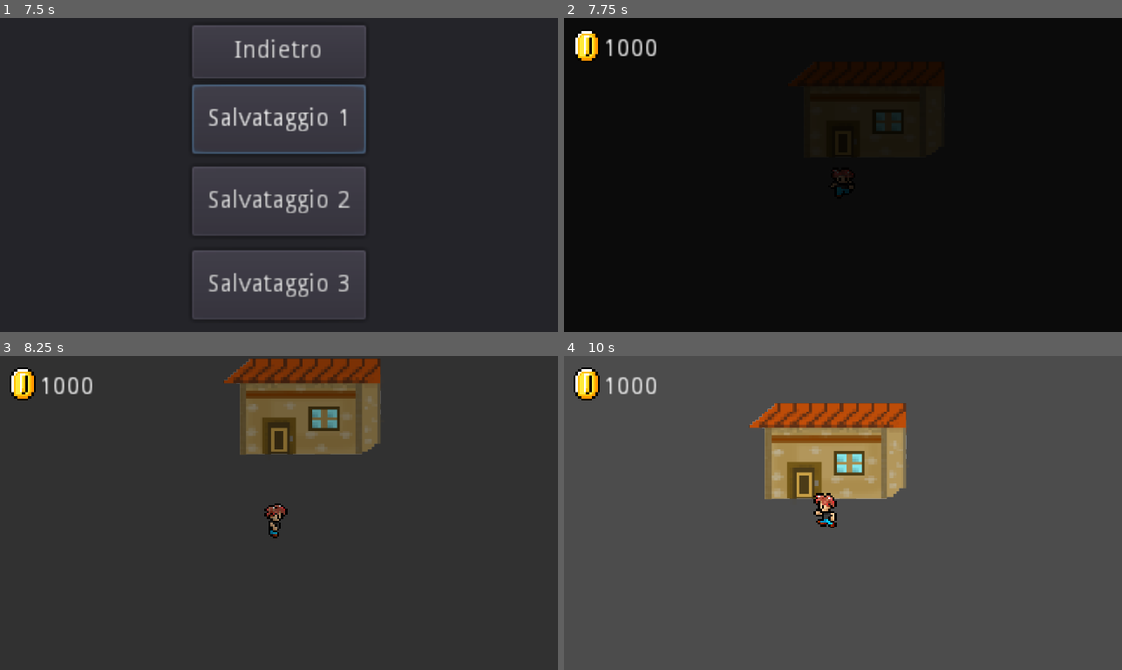
Above: before the commit, frames 1-4 (two rows, left to right).
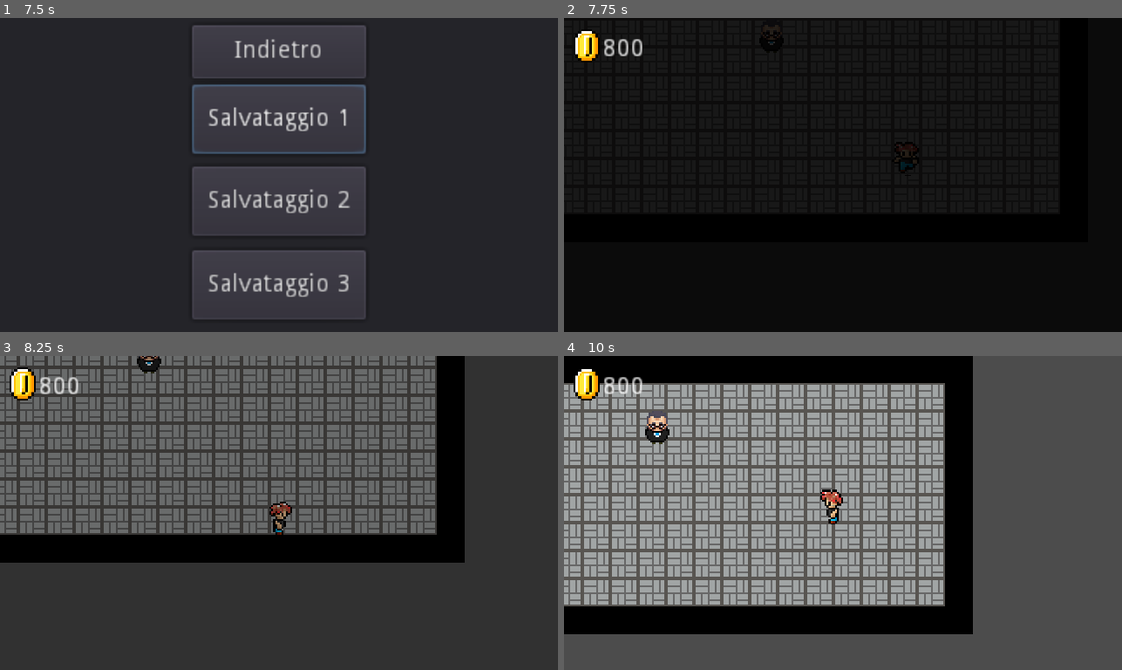
Above: after the commit, the same moments.

Repository: Fra866/ResPublica
Game: Godot game, scene res://Start.tscn
The game is run twice, just before and just after one commit, with the same random seed, the same clock (stepped at 60 frames per second) and the same inputs.
Inputs:
- Up to frame 1 (7.5 s): click "Nuovo gioco" at 0.5 s; click "Salvataggio 1" at 1.25 s; click "Yes" at 2 s; click "No" at 2.75 s; click "Carica partita" at 3.5 s; click "Salvataggio 2" at 4.25 s; click "Salvataggio 3" at 5 s; click "Indietro" at 5.75 s; tap Enter (ui_accept) at 6.5, 6.77, 6.8, 7.07, 7.35 s; hold Right (ui_right) 6.53-7.28 s; tap End (ui_end) at 6.6 s; hold Down (ui_down) from 7.28 s (still down)
- Up to frame 2 (7.75 s): keep holding Down (ui_down); tap Enter (ui_accept) at 7.52 s; tap End (ui_end) at 7.55 s
- Up to frame 3 (8.25 s): tap Enter (ui_accept) at 7.82 s; release Down (ui_down) at 8.03 s; hold Right (ui_right) from 8.03 s (still down); tap End (ui_end) at 8.1 s
- Up to frame 4 (10 s): tap Enter (ui_accept) at 8.3, 9.02, 9.32, 9.6, 9.77 s; release Right (ui_right) at 8.78 s; hold Up (ui_up) 8.78-9.53 s; tap End (ui_end) at 8.85 s; hold Left (ui_left) from 9.53 s (still down)

Frame 1 is identical in both runs. In frame 2, 0.3% of the frame differs, in the area x 7-64%, y 2-57%; in frame 3, 38%; in frame 4, 55%, in the area x 0-74%, y 0-89%.
Error in both runs: Invalid set index 'save_file' (on base: 'Nil') with value of type 'Resource (saved.gd)'. (res://Start.gd:87)

Commit message:
Saving Systems: Saving cutscenes state

Diff:
--- a/CutsceneActivator.gd
+++ b/CutsceneActivator.gd
@@ -43,6 +43,7 @@
 	dialouge_box.has_obtained(virgilio.get_child(5))
 
 	cutscene = false
+	currentscene.cutscene_over(cutscene_code)
 
 	var object = virgilio.get_child(5).get_child(0).game_object_resource
 	menu.new_object(object)
@@ -55,15 +56,11 @@
 
 
 func start_cutscene():
-	# enabled = false
-	# player.stop_game()
-
 	match cutscene_code:
 		1:
 			virgilio_cutscene()
 
 
-# Called every frame. 'delta' is the elapsed time since the previous frame.
 func _process(delta):
 	if player and enabled:
 		if player.position == self.position and i == 0:
--- a/SaveMenu.gd
+++ b/SaveMenu.gd
@@ -42,12 +42,14 @@
 
 func save_all():
 	var player = get_node(NodePath("../CurrentScene")).get_children().back().find_node("Player")
-	var current_scene = scene_manager.get_child(0).get_child(0).name
+	var current_scene = scene_manager.get_child(0).get_child(0)
 	var file_save = game_save_obj.new()
 
 	file_save.player_pos = player.position
 	file_save.slogans = menu.slogan_list
 	file_save.objects = menu.object_list
+	file_save.ended_cutscenes = scene_manager.list_ended_cutscenes
 	file_save.money = ui.get_money()
-	file_save.current_scene = load("res://Scenes/"+current_scene+".tscn")
+	file_save.current_scene = load("res://Scenes/" + current_scene.name + ".tscn")
+
 	ResourceSaver.save(scene_manager.save_file.get_path(), file_save)
--- a/Saved/save01.tres
+++ b/Saved/save01.tres
@@ -1,12 +1,18 @@
-[gd_resource type="Resource" load_steps=3 format=2]
+[gd_resource type="Resource" load_steps=8 format=2]
 
 [ext_resource path="res://saved.gd" type="Script" id=1]
-[ext_resource path="res://Scenes/Level1.tscn" type="PackedScene" id=2]
+[ext_resource path="res://Items/Objects/Key Objects/mail.tres" type="Resource" id=2]
+[ext_resource path="res://Items/Slogans/impero.tres" type="Resource" id=3]
+[ext_resource path="res://Items/Slogans/riforma.tres" type="Resource" id=4]
+[ext_resource path="res://Items/Slogans/humani.tres" type="Resource" id=5]
+[ext_resource path="res://Items/Slogans/black_lives.tres" type="Resource" id=6]
+[ext_resource path="res://Scenes/InsideHouse.tscn" type="PackedScene" id=7]
 
 [resource]
 script = ExtResource( 1 )
-slogans = [  ]
-objects = [  ]
-current_scene = ExtResource( 2 )
-player_pos = Vector2( 80, 16 )
-money = 1000
+slogans = [ ExtResource( 5 ), ExtResource( 6 ), ExtResource( 4 ), ExtResource( 3 ) ]
+objects = [ ExtResource( 2 ) ]
+ended_cutscenes = [  ]
+current_scene = ExtResource( 7 )
+player_pos = Vector2( 224, 144 )
+money = 800
--- a/Saved/save02.tres
+++ b/Saved/save02.tres
@@ -1,17 +1,16 @@
-[gd_resource type="Resource" load_steps=8 format=2]
+[gd_resource type="Resource" load_steps=6 format=2]
 
 [ext_resource path="res://saved.gd" type="Script" id=1]
-[ext_resource path="res://Scenes/InsideHouse.tscn" type="PackedScene" id=2]
-[ext_resource path="res://Items/Objects/Key Objects/mail.tres" type="Resource" id=3]
-[ext_resource path="res://Items/Slogans/riforma.tres" type="Resource" id=4]
-[ext_resource path="res://Items/Slogans/cose_buone.tres" type="Resource" id=5]
-[ext_resource path="res://Items/Slogans/black_lives.tres" type="Resource" id=6]
-[ext_resource path="res://Items/Slogans/humani.tres" type="Resource" id=7]
+[ext_resource path="res://Items/Objects/Key Objects/mail.tres" type="Resource" id=2]
+[ext_resource path="res://Scenes/Level1.tscn" type="PackedScene" id=3]
+[ext_resource path="res://Items/Slogans/humani.tres" type="Resource" id=4]
+[ext_resource path="res://Items/Slogans/black_lives.tres" type="Resource" id=5]
 
 [resource]
 script = ExtResource( 1 )
-slogans = [ ExtResource( 7 ), ExtResource( 4 ), ExtResource( 6 ), ExtResource( 5 ) ]
-objects = [ ExtResource( 3 ) ]
-current_scene = ExtResource( 2 )
-player_pos = Vector2( 176, 128 )
-money = 800
+slogans = [ ExtResource( 4 ), ExtResource( 5 ) ]
+objects = [ ExtResource( 2 ) ]
+ended_cutscenes = [ 1 ]
+current_scene = ExtResource( 3 )
+player_pos = Vector2( 80, 32 )
+money = 900
--- a/Saved/save03.tres
+++ b/Saved/save03.tres
@@ -5,7 +5,9 @@
 
 [resource]
 script = ExtResource( 1 )
-array = [  ]
+slogans = [  ]
+objects = [  ]
+ended_cutscenes = [  ]
 current_scene = ExtResource( 2 )
 player_pos = Vector2( -144, 48 )
 money = 700
--- /dev/null
+++ b/Scenes/InsideHouse.gd
@@ -0,0 +1,20 @@
+extends Node2D
+
+
+onready var cutscene_id
+
+onready var virgilio = $YSort/Virgilio
+onready var cutscene_activator = $CutsceneActivator
+onready var scenemanager = get_node(NodePath('/root/SceneManager'))
+
+
+func _ready():
+	cutscene_id = cutscene_activator.cutscene_code
+	if cutscene_id in scenemanager.list_ended_cutscenes:
+		virgilio.position = Vector2(144, 128)
+		cutscene_activator.enabled = false
+
+
+func cutscene_over(id):
+	if not cutscene_id in scenemanager.list_ended_cutscenes:
+		scenemanager.list_ended_cutscenes.append(id)
--- a/Scenes/InsideHouse.tscn
+++ b/Scenes/InsideHouse.tscn
@@ -8,6 +8,7 @@
 [ext_resource path="res://CutsceneActivator.tscn" type="PackedScene" id=6]
 [ext_resource path="res://Scenes/UI_Objects/ObjectNode.tscn" type="PackedScene" id=7]
 [ext_resource path="res://Items/Objects/Key Objects/mail.tres" type="Resource" id=8]
+[ext_resource path="res://Scenes/InsideHouse.gd" type="Script" id=9]
 
 [sub_resource type="TileSet" id=1]
 0/name = "floor.png 0"
@@ -40,6 +41,7 @@
 1/z_index = 0
 
 [node name="InsideHouse" type="Node2D"]
+script = ExtResource( 9 )
 
 [node name="HouseUI" type="TileMap" parent="."]
 tile_set = SubResource( 1 )
--- a/Scenes/Menu.gd
+++ b/Scenes/Menu.gd
@@ -151,6 +151,7 @@
 func priority_to_player():
 	menu_slogans = false
 	menu_main = false
+	menu_objects = false
 	political_compass.visibility(false)
 
 
--- a/Scenes/SceneManager.gd
+++ b/Scenes/SceneManager.gd
@@ -13,6 +13,7 @@
 
 onready var list_npc: Array
 onready var list_visited_scenes: Array
+onready var list_ended_cutscenes: Array
 
 onready var save_file # Saved data File
 onready var slot: int # Id of file_saved slot (can be 1 or 2)
@@ -27,9 +28,16 @@
 	for i in scene_container.get_children():
 		i.queue_free()
 
-	scene_container.add_child(save_file.current_scene.instance())
+	var scene = save_file.current_scene
+
+	scene_container.add_child(scene.instance())
+	list_ended_cutscenes = save_file.ended_cutscenes
 	current_scene = get_child(0).get_child(0)
 	transition_animation.play("FadeToTransparent")
+
+
+func cutscene_over(id):
+	list_ended_cutscenes.append(id)
 
 
 func start_transition(scene: String, player_pos):
--- a/UI/DialougeBox.gd
+++ b/UI/DialougeBox.gd
@@ -52,11 +52,24 @@
 	has_won_battle = npc.battle_won
 
 
+func end_dialouge_box():
+	i = 0
+	$MarginContainer.visible = false
+	d_list = []
+
+
 func has_obtained(object):
 	d_list = ['Hai ottenuto ' + object.name]
 	s_list = []
-	open_shop = false
-	has_won_battle = true
+	# open_shop = false
+	# has_won_battle = true
+	i = 0
+
+	start_dialouge = true
+	yield(get_tree().create_timer(1), "timeout")
+	end_dialouge_box()
+
+	emit_signal("priority_to_player")
 
 
 func _process(_delta):
@@ -65,14 +78,13 @@
 
 	if player:
 		if (Input.is_action_just_pressed("ui_accept") && player.NPCraycast.is_colliding()) or start_dialouge:
+			print(d_list)
 			start_dialouge = false
 			if i < len(d_list):
 				display_text_line(d_list[i])
 				i += 1
 			else:
-				i = 0
-				$MarginContainer.visible = false
-				d_list = []
+				end_dialouge_box()
 				if open_shop:
 					open_shop = false
 					shop_box.priority_to_menu()
--- a/saved.gd
+++ b/saved.gd
@@ -3,6 +3,7 @@
 
 export(Array, Resource) var slogans = []
 export(Array, Resource) var objects = []
+export(Array) var ended_cutscenes
 export(Resource) var current_scene = load("res://Scenes/Level1.tscn")
 export(Vector2) var player_pos
 export(int) var money = 1000
@@ -11,5 +12,6 @@
 func initialize():
 	objects = []
 	slogans = []
+	ended_cutscenes = []
 	current_scene = load("res://Scenes/Level1.tscn")
 	money = 1000
Not shown: 1 places in Scenes/InsideHouse.tscn that only renumber resources
